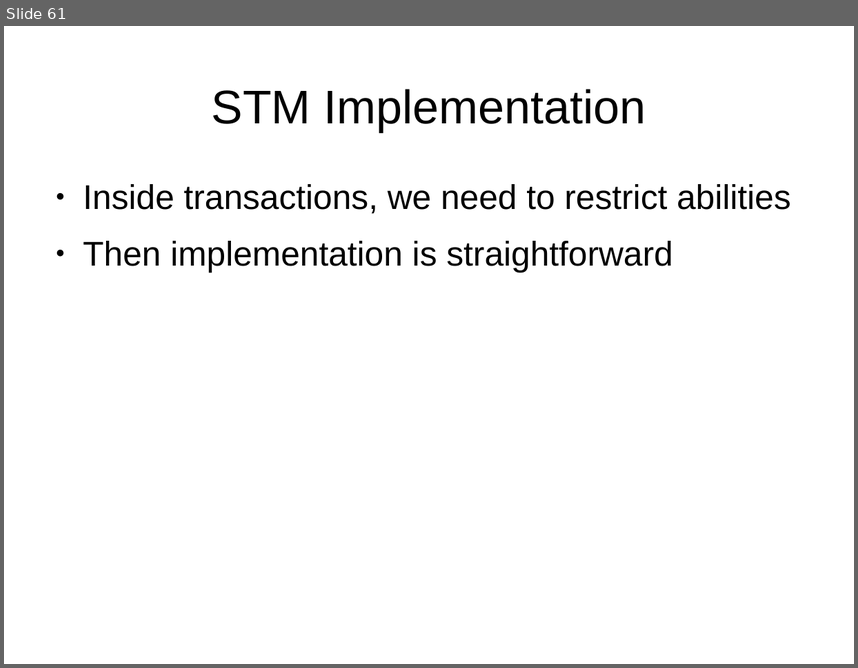
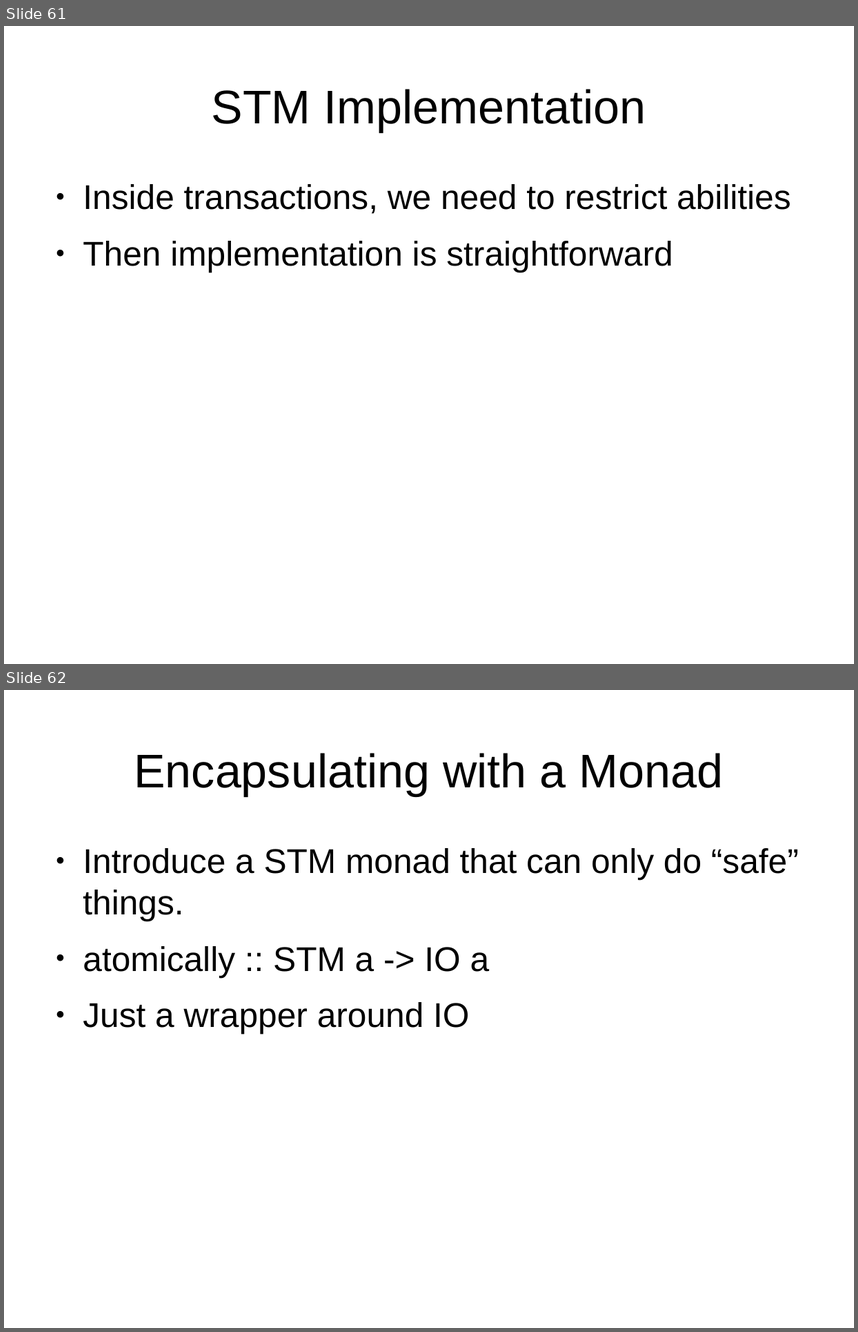
Before and after one commit to luqui/luqui-misc, a slide deck: work/present/monads/monads.odp. Shown one above the other, each under a label of ours: slide 61 before the commit, slides 61 and 62 after it. The pictures are 858x668 and 858x1332 pixels, drawn with LibreOffice and Linux fonts; fonts in the diff are those of the drawing. Boxes give left, top, right and bottom in pixels: in the first picture for what was removed or moved away, otherwise in the second. Text is boxed around its words. In the diff, an @@ line names an element or a change of style, - is before the commit and + after.

```diff
--- a/work/present/monads/monads.odp
+++ b/work/present/monads/monads.odp
@@ slide 62 added at bbox=[4, 690, 854, 1328], background #FFFFFF @@
@@ title added at bbox=[134, 753, 723, 796], 44 pt, text #000000 @@
+Encapsulating with a Monad
@@ text added at bbox=[83, 848, 799, 1034], 32 pt, text #000000 @@
+● Introduce a STM monad that can only do “safe” things.
+● atomically :: STM a -> IO a
+● Just a wrapper around IO
```
Also in this commit, not shown: 1 other slide added.
